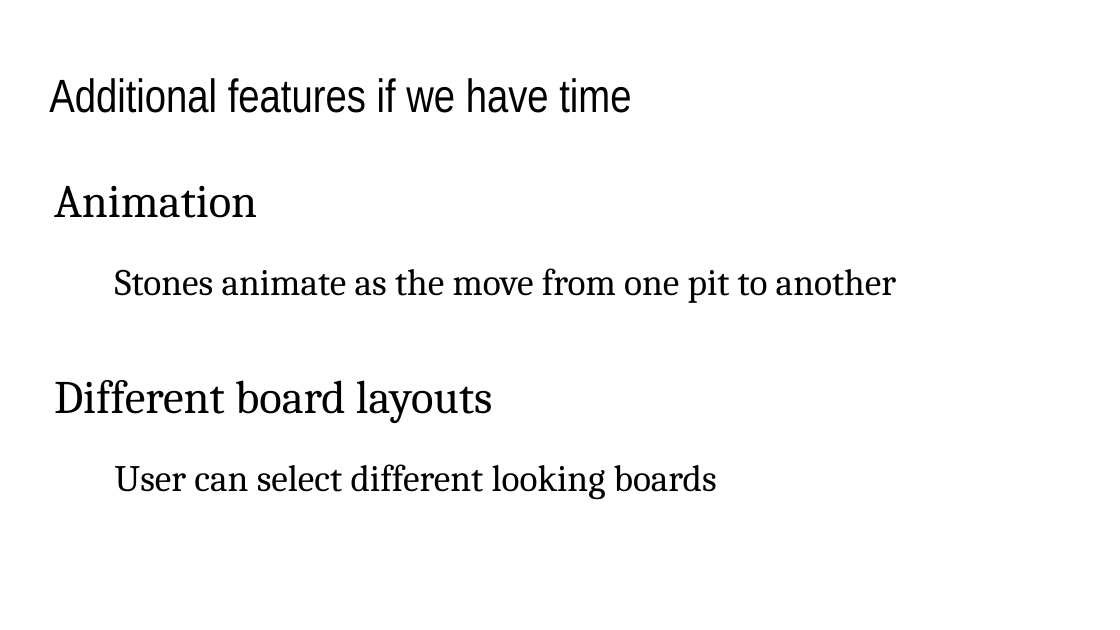
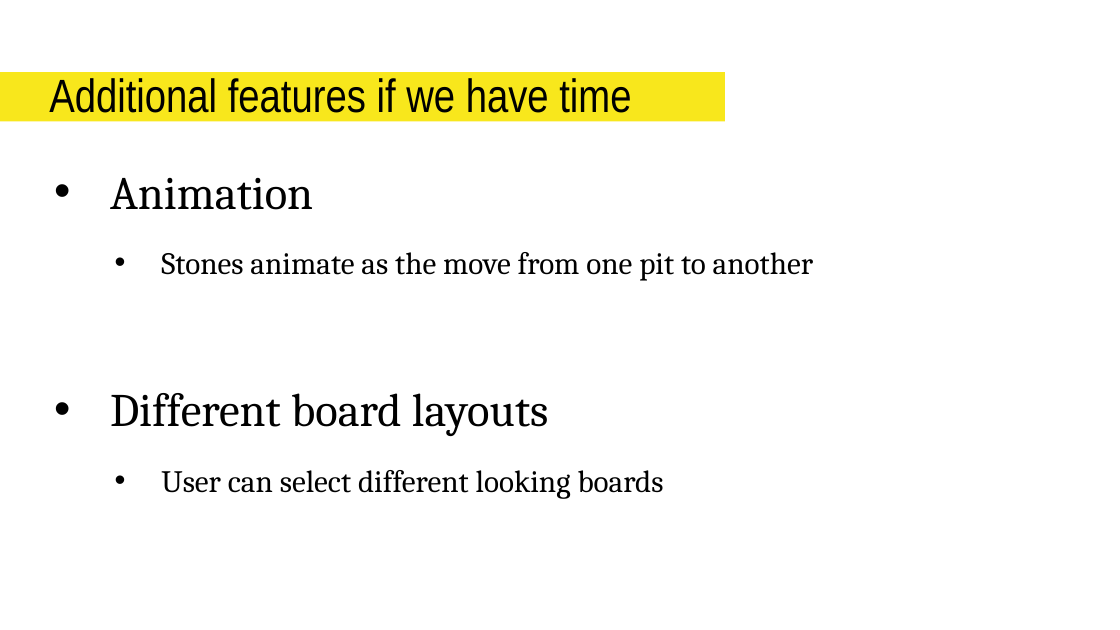
Before and after one commit to AaronStahley/SER215_Project, a slide deck: slide 10 of Presentation/Mancala Presentation.pptx. Drawn at 1120x630 pixels with LibreOffice and Linux fonts; fonts in the diff are those of the drawing. Boxes give left, top, right and bottom in pixels: in the first picture for what was removed or moved away, otherwise in the second. Text is boxed around its words. In the diff, an @@ line names an element or a change of style, - is before the commit and + after.

```diff
--- a/Presentation/Mancala Presentation.pptx
+++ b/Presentation/Mancala Presentation.pptx
@@ rectangle added at (x1=0, y1=73, x2=725, y2=122), fill #F8E71C @@
@@ text "Animation" at (x1=110, y1=178, x2=813, y2=498): size 24 to 20 pt in "Stones animate as the move from one ...", "User can select different looking boards"; bullet none to •; line spacing 1.15 to 1 @@
```
Also in this commit, not shown: 10 other slides changed.
